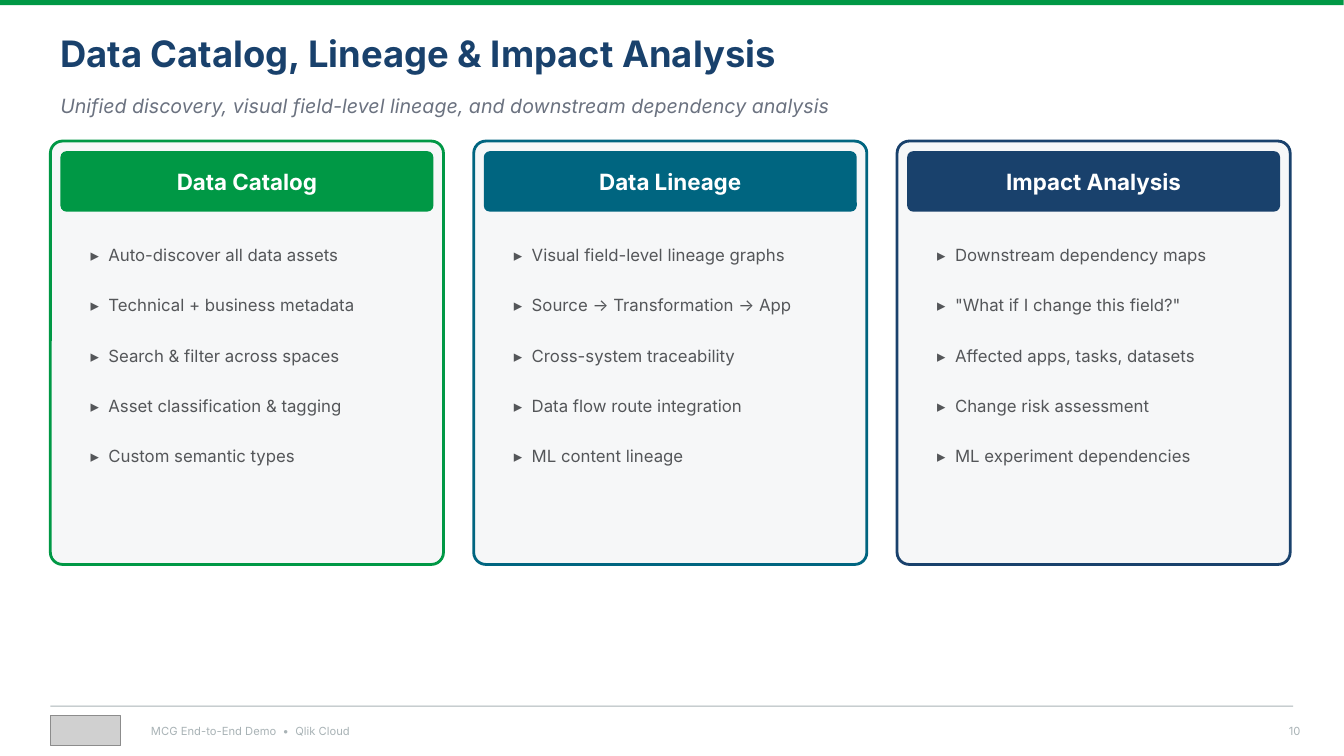
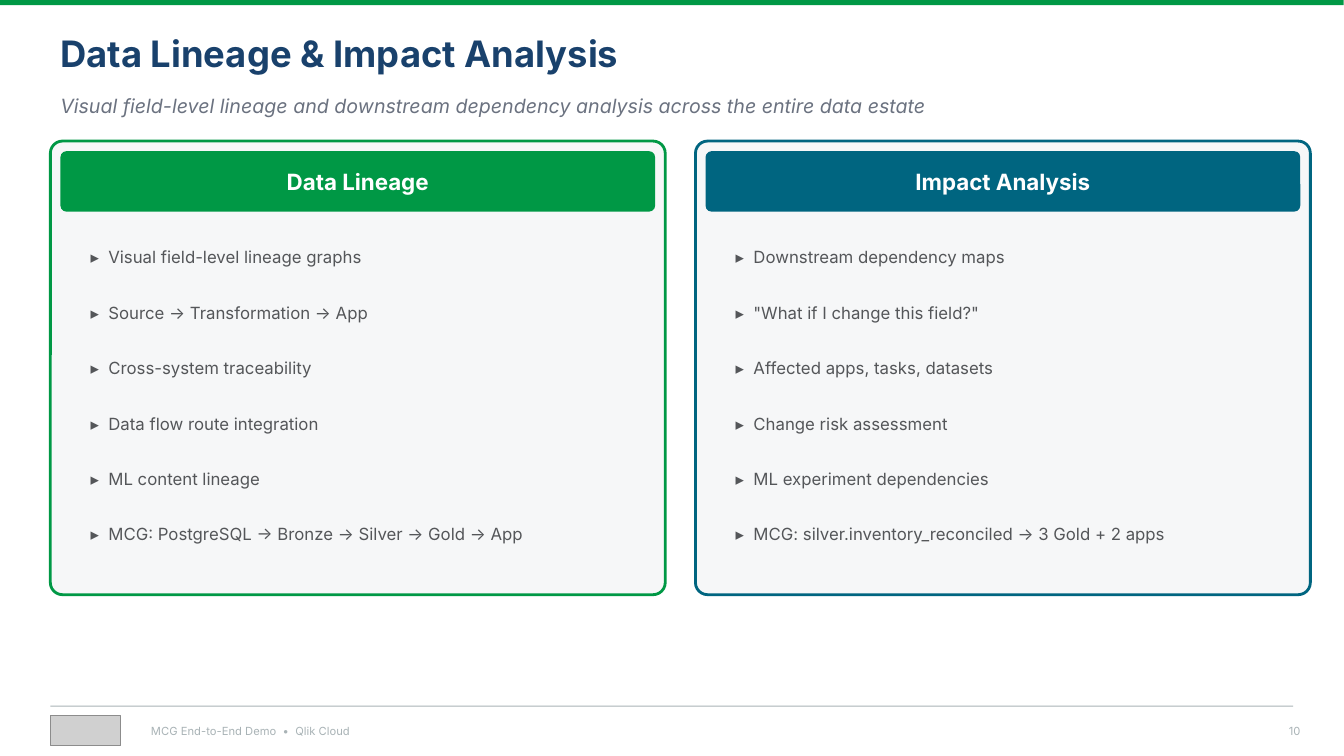
Before and after one commit to robertschoenfeldqlik/meridan_retail_group_qlik_demo_assets, a slide deck: slide 10 of MCG_Demo_Overview_Four_Stories.pptx. Drawn at 1344x756 pixels with LibreOffice and Linux fonts; fonts in the diff are those of the drawing; grey boxes stand for pictures. Boxes give left, top, right and bottom in pixels: in the first picture for what was removed or moved away, otherwise in the second. Text is boxed around its words. In the diff, an @@ line names an element or a change of style, - is before the commit and + after.

```diff
--- a/MCG_Demo_Overview_Four_Stories.pptx
+++ b/MCG_Demo_Overview_Four_Stories.pptx
@@ text at (x1=60, y1=39, x2=619, y2=75): text changed @@
-Data Catalog, Lineage & Impact Analysis
+Data Lineage & Impact Analysis
@@ text at (x1=60, y1=98, x2=925, y2=117): text changed @@
-Unified discovery, visual field-level lineage, and downstream dependency analysis
+Visual field-level lineage and downstream dependency analysis across the entire data estate
@@ rounded rectangle resized from (x1=50, y1=141, x2=444, y2=565) to (x1=50, y1=141, x2=665, y2=595) @@
@@ rounded rectangle at (x1=50, y1=141, x2=665, y2=595): proportions changed @@
@@ rounded rectangle removed at (x1=474, y1=141, x2=867, y2=565) @@
@@ rounded rectangle resized from (x1=484, y1=151, x2=857, y2=212) to (x1=696, y1=141, x2=1311, y2=595) @@
@@ rounded rectangle at (x1=696, y1=141, x2=1311, y2=595): fill #006580 to #F6F7F8; outline none to #006580 2 pt; proportions changed @@
@@ rounded rectangle removed at (x1=897, y1=141, x2=1291, y2=565) @@
@@ rounded rectangle resized from (x1=60, y1=151, x2=434, y2=212) to (x1=60, y1=151, x2=655, y2=212) @@
@@ text at (x1=287, y1=173, x2=428, y2=195): text changed @@
-Data Catalog
+Data Lineage
@@ text removed at (x1=599, y1=173, x2=741, y2=195) @@
-Data Lineage
@@ text "Impact Analysis" moved from (x1=1006, y1=173, x2=1181, y2=195) to (x1=915, y1=173, x2=1090, y2=195) @@
@@ rounded rectangle resized from (x1=907, y1=151, x2=1280, y2=212) to (x1=706, y1=151, x2=1301, y2=212) @@
@@ rounded rectangle at (x1=706, y1=151, x2=1301, y2=212): fill #19416C to #006580 @@
@@ text "▸ Visual field-level lineage graphs" moved from (x1=532, y1=248, x2=785, y2=265) to (x1=108, y1=250, x2=361, y2=267) @@
@@ text "▸ Downstream dependency maps" moved from (x1=955, y1=249, x2=1206, y2=265) to (x1=753, y1=251, x2=1004, y2=267) @@
@@ text removed at (x1=108, y1=248, x2=338, y2=261) @@
-▸ Auto-discover all data assets
@@ text "▸ Source → Transformation → ..." moved from (x1=532, y1=298, x2=791, y2=315) to (x1=108, y1=306, x2=368, y2=323) @@
@@ text removed at (x1=108, y1=298, x2=354, y2=311) @@
-▸ Technical + business metadata
@@ text "▸ "What if I change ..." moved from (x1=955, y1=298, x2=1181, y2=315) to (x1=753, y1=306, x2=979, y2=323) @@
@@ text "▸ Cross-system traceability" moved from (x1=532, y1=349, x2=735, y2=366) to (x1=108, y1=361, x2=312, y2=378) @@
@@ text removed at (x1=108, y1=349, x2=339, y2=366) @@
-▸ Search & filter across spaces
@@ text "▸ Affected apps, tasks, datasets" moved from (x1=955, y1=349, x2=1194, y2=366) to (x1=753, y1=361, x2=993, y2=378) @@
@@ text "▸ Data flow route integration" moved from (x1=532, y1=399, x2=742, y2=416) to (x1=108, y1=417, x2=319, y2=434) @@
@@ text removed at (x1=108, y1=399, x2=342, y2=416) @@
-▸ Asset classification & tagging
@@ text "▸ Change risk assessment" moved from (x1=955, y1=399, x2=1149, y2=416) to (x1=753, y1=417, x2=947, y2=434) @@
@@ text removed at (x1=108, y1=449, x2=295, y2=466) @@
-▸ Custom semantic types
@@ text "▸ ML content lineage" moved from (x1=532, y1=449, x2=683, y2=466) to (x1=108, y1=472, x2=259, y2=489) @@
@@ text "▸ ML experiment dependencies" moved from (x1=955, y1=449, x2=1190, y2=466) to (x1=753, y1=472, x2=989, y2=489) @@
@@ text added at (x1=108, y1=527, x2=523, y2=544), 12 pt, text #545659 @@
+▸ MCG: PostgreSQL → Bronze → Silver → Gold → App
@@ text added at (x1=753, y1=527, x2=1165, y2=544), 12 pt, text #545659 @@
+▸ MCG: silver.inventory_reconciled → 3 Gold + 2 apps
```
Also in this commit, not shown: 2 other slides changed, 2 other files.
